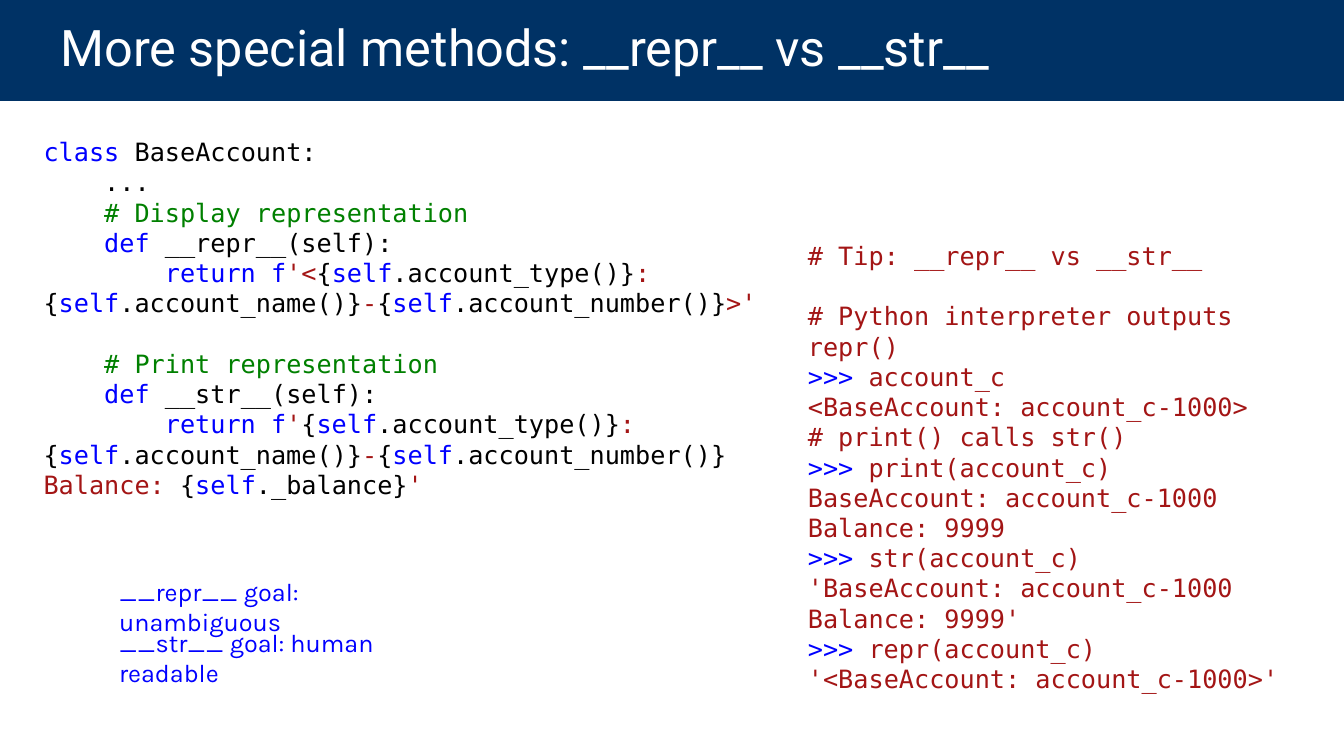
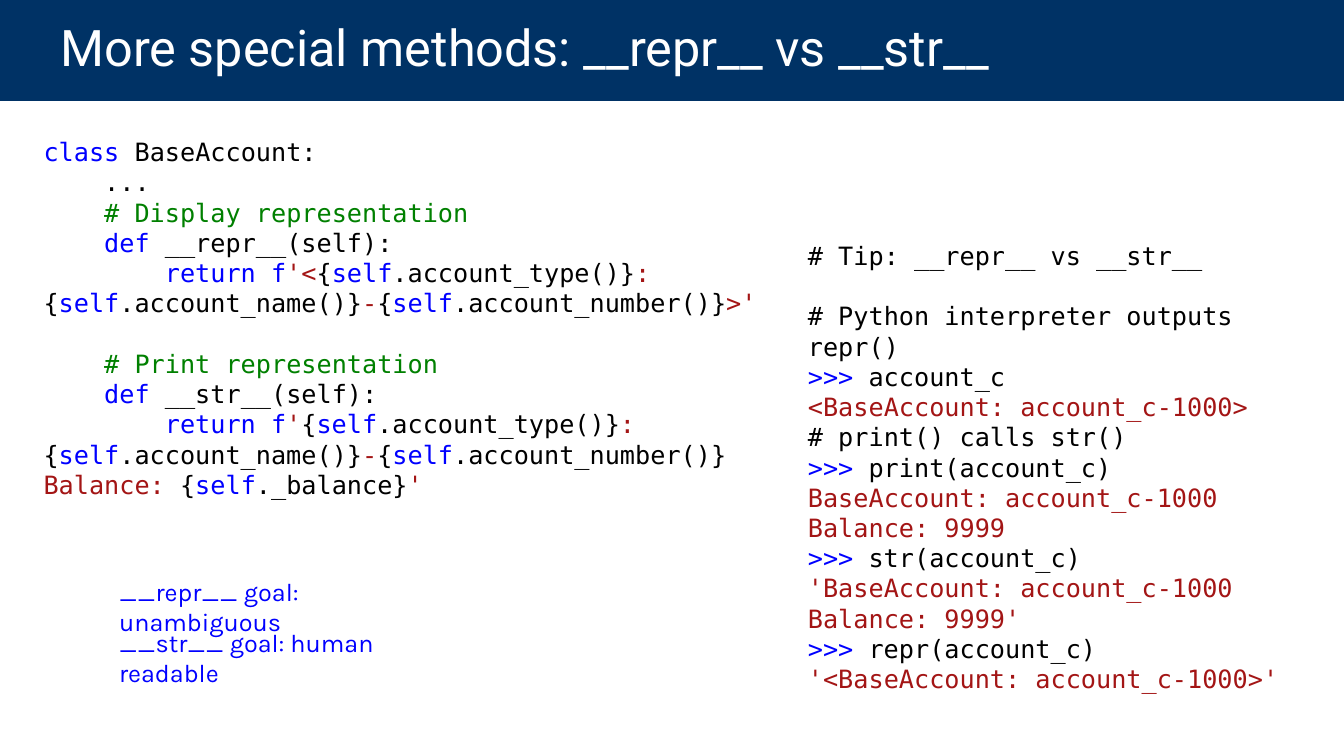
Before and after one commit to cs88-website/su24, a slide deck: slide 26 of assets/slides/su24/15-OOP_II.pptx (slide 30 before the commit). Drawn at 1344x756 pixels with LibreOffice and Linux fonts; fonts in the diff are those of the drawing. Boxes give left, top, right and bottom in pixels: in the first picture for what was removed or moved away, otherwise in the second. Text is boxed around its words. In the diff, an @@ line names an element or a change of style, - is before the commit and + after.

```diff
--- a/assets/slides/su24/15-OOP_II.pptx
+++ b/assets/slides/su24/15-OOP_II.pptx
@@ text at bbox=[808, 246, 1232, 664]: text colour #A31515 to #000000 in "# Tip: __repr__ vs __str__", "# Python interpreter outputs repr()", "account_c", "# print() calls str()" and 3 more places @@
```
Also in this commit, not shown: 4 other slides changed, 4 slides removed, 5 other files.
